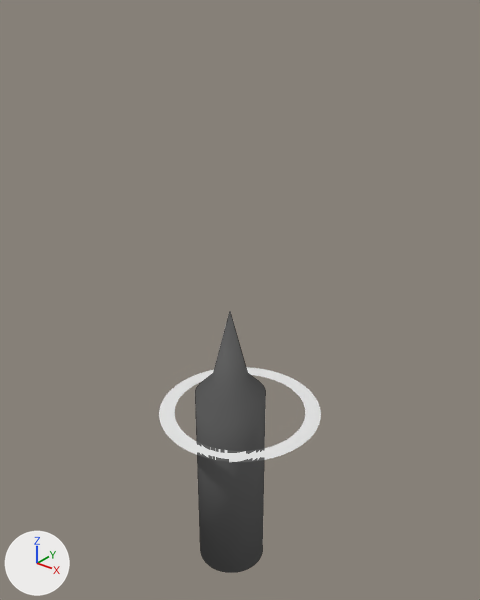
What one commit did to the Blender file assets/blob.blend.
Before and after are seen from a 50 mm lens placed at (23.4, -29.2, 26.4), pointed at (-0.5, 0.7, 7.8). Every picture has the same lights, and +X, +Y and +Z are marked at lower left. Mesh edges are drawn as thin lines on the coarser meshes.

Names of what the first picture shows: 'ring', 'tower'.
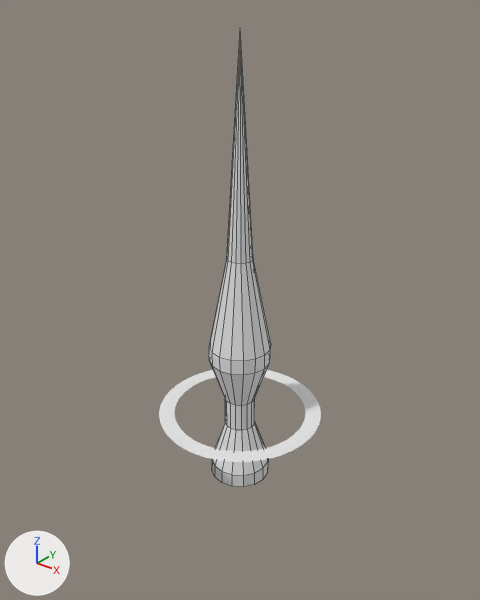
Where the change shows, as pixel boxes (x1, y1, x2, y2) in the pictures (480 x 600 px):
'tower', deleted
    before: (196, 313, 265, 572)
'tower_spire', added
    after: (209, 36, 271, 361)
'tower_section', added
    after: (209, 345, 271, 487)

Patch to the scene script:
```diff
--- a/assets/blob.blend.py
+++ b/assets/blob.blend.py
@@ me_cylinder_002 @@
+me_cylinder_002.from_pydata(...)  # 96 vertices, 80 faces; spans x -2.0..2.0, y -2.0..2.0, z -5.0..5.0
@@ me_cylinder_003 @@
+me_cylinder_003.from_pydata(...)  # 48 vertices, 32 faces; spans x -2.0..2.0, y -2.0..2.0, z 5.0..24.0
@@ ob_tower @@
-ob_tower = bpy.data.objects.new('tower', me_cylinder)
-ob_tower.location = (0.0, -1.0, 0.0)
@@ ob_tower_section @@
+ob_tower_section = bpy.data.objects.new('tower_section', me_cylinder_002)
+ob_tower_section.location = (0.0, 0.0, 0.0)
@@ ob_tower_spire @@
+ob_tower_spire = bpy.data.objects.new('tower_spire', me_cylinder_003)
+ob_tower_spire.location = (0.0, 0.0, 0.0)
```
